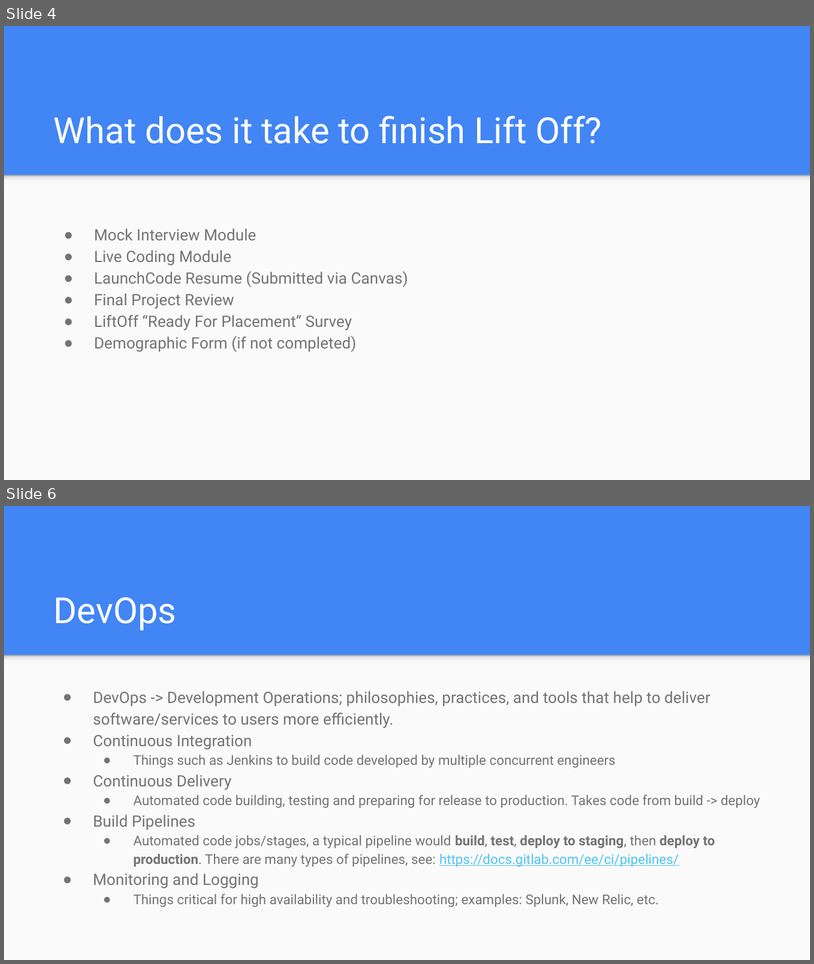
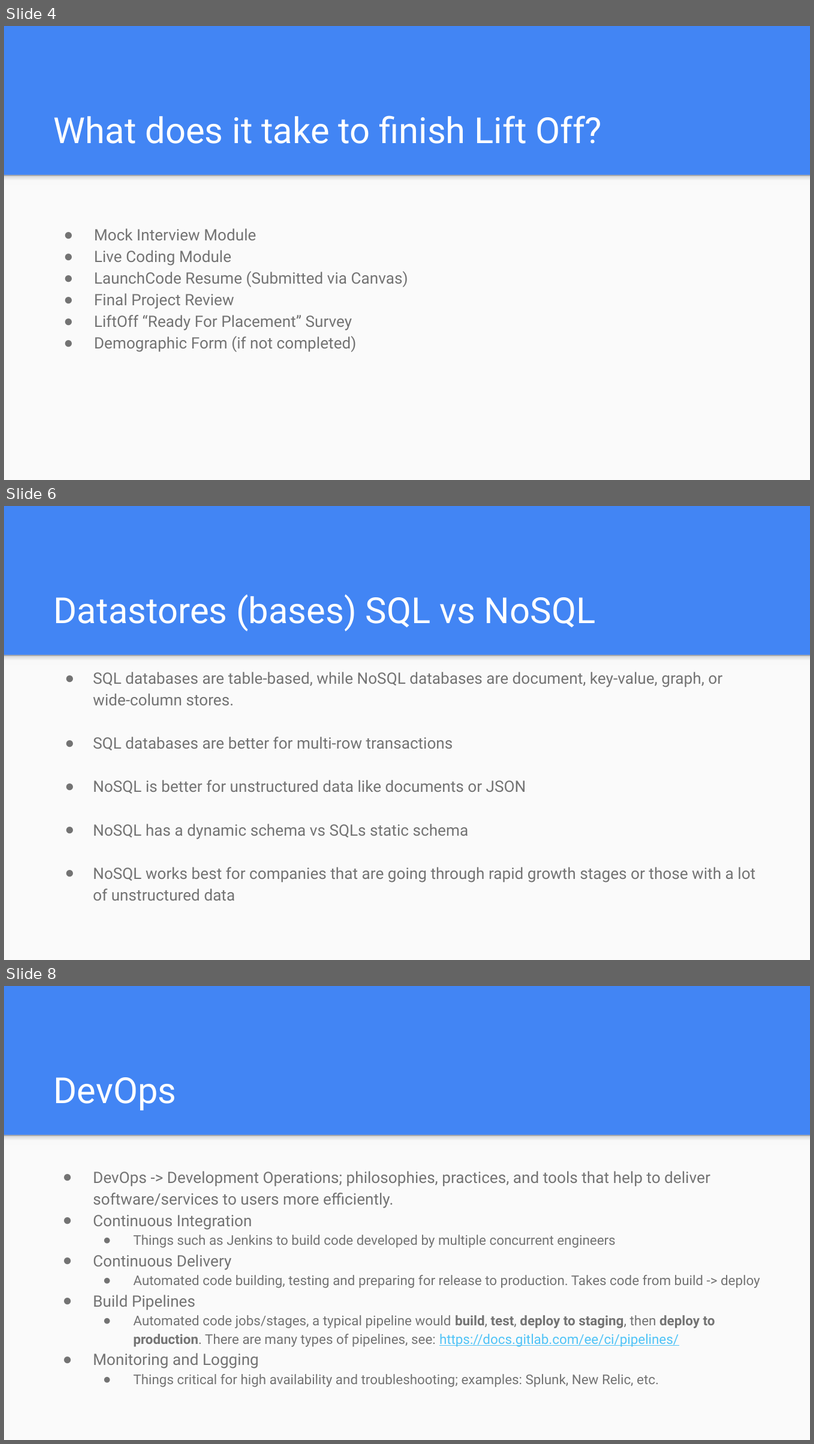
Before and after one commit to icon5585/liftoff-presentations, a slide deck: Class 5 Slides.pptx. Shown one above the other, each under a label of ours: slides 4 and 6 before the commit, slides 4, 6 and 8 after it; the slides between them are not shown. The pictures are 814x964 and 814x1444 pixels, drawn with LibreOffice and Linux fonts; fonts in the diff are those of the drawing. Boxes give left, top, right and bottom in pixels: in the first picture for what was removed or moved away, otherwise in the second. Text is boxed around its words. In the diff, an @@ line names an element or a change of style, - is before the commit and + after.

```diff
--- a/Class 5 Slides.pptx
+++ b/Class 5 Slides.pptx
@@ slide 6 added at [4,506,810,960], background #4285F4; not listed: 2 template elements that a slide beside it also shows @@
@@ title added at [54,594,596,631], 32 pt, text #FFFFFF @@
+Datastores (bases) SQL vs NoSQL
@@ text added at [93,672,756,900], 14 pt, text #737373 @@
+● SQL databases are table-based, while NoSQL databases are document, key-value, graph, or wide-column stores.
+● SQL databases are better for multi-row transactions
+● NoSQL is better for unstructured data like documents or JSON
+● NoSQL has a dynamic schema vs SQLs static schema
+● NoSQL works best for companies that are going through rapid growth stages or those with a lot of unstructured data
@@ what was slide 6 is now slide 8 @@
```
Also in this commit, not shown: 1 slide changed, 1 other slide added.
